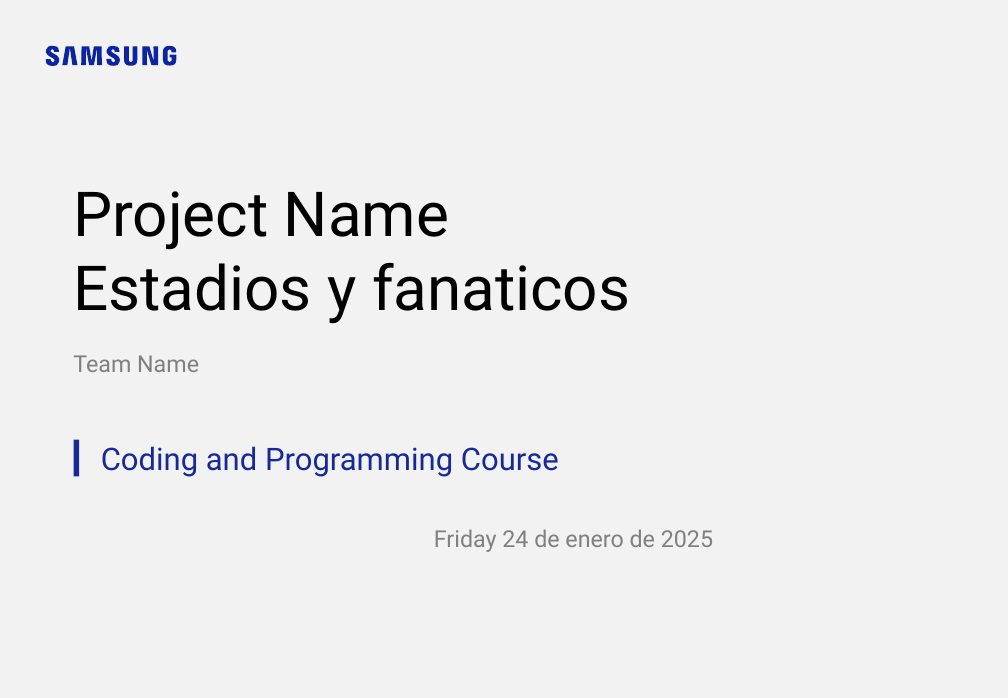
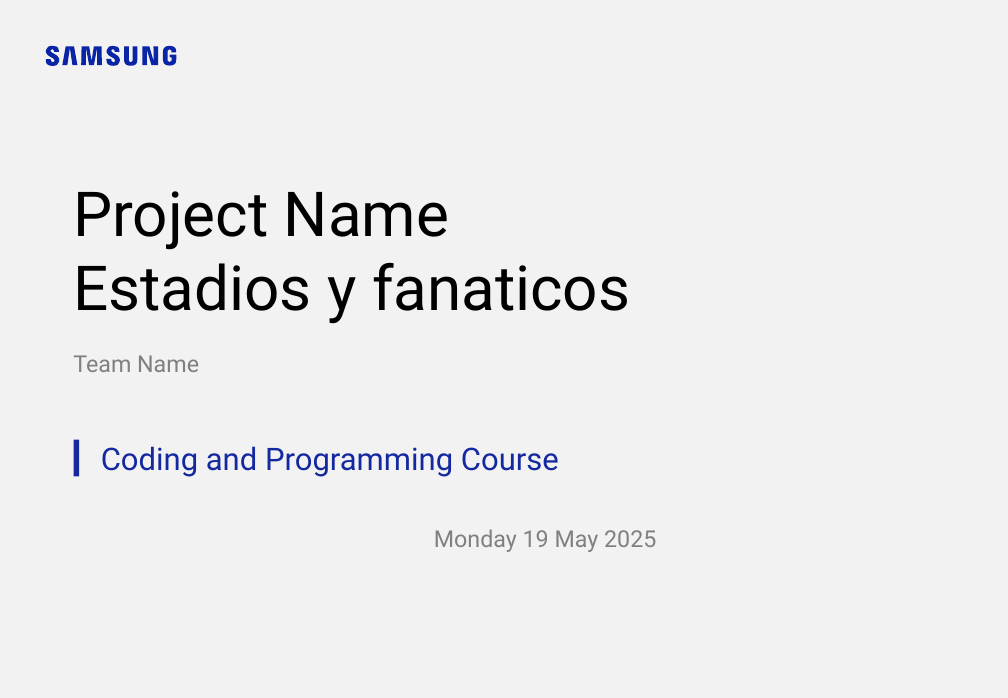
Before and after one commit to BillyClassTime/SIC_Capstone_project, a slide deck: slide 1 of SIC_C&P_Hackathon Presentation Slide Template.pptx. Drawn at 1008x698 pixels with LibreOffice and Linux fonts; fonts in the diff are those of the drawing; background and template pictures are left out. Boxes give left, top, right and bottom in pixels: in the first picture for what was removed or moved away, otherwise in the second. Text is boxed around its words. In the diff, an @@ line names an element or a change of style, - is before the commit and + after.

```diff
--- a/SIC_C&P_Hackathon Presentation Slide Template.pptx
+++ b/SIC_C&P_Hackathon Presentation Slide Template.pptx
@@ text at <box>434,529,656,552</box>: text changed @@
-Friday 24 de enero de 2025
+Monday 19 May 2025
```
Also in this commit, not shown: 2 other files.
